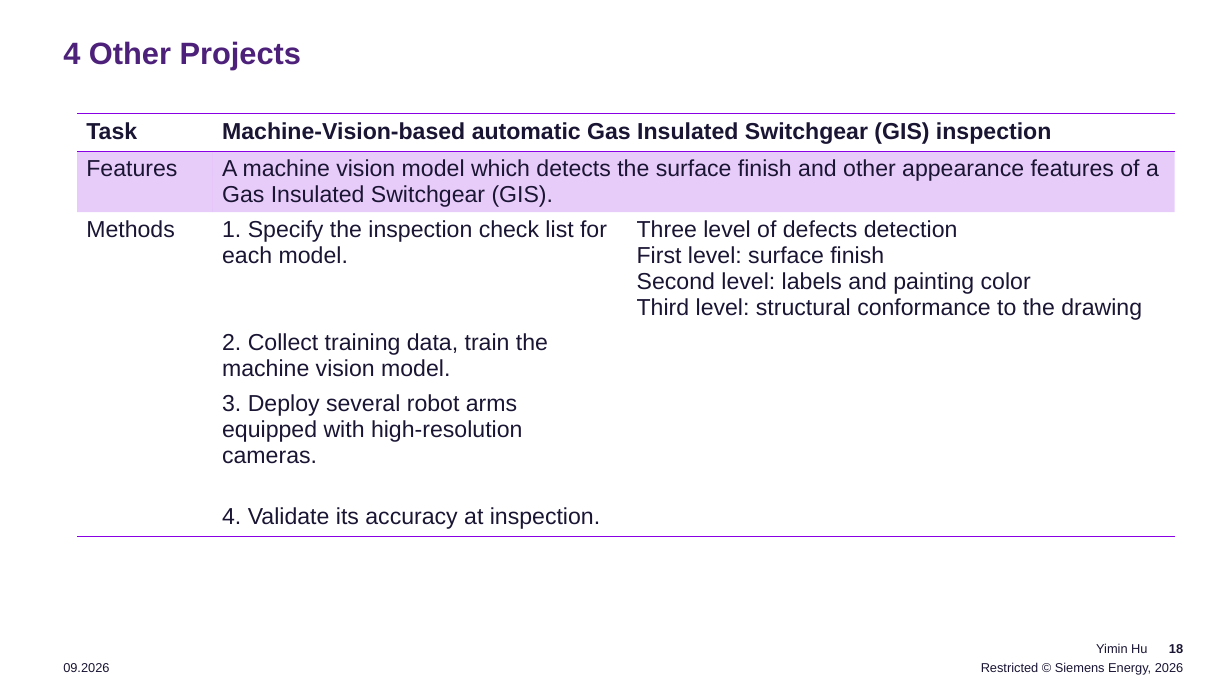
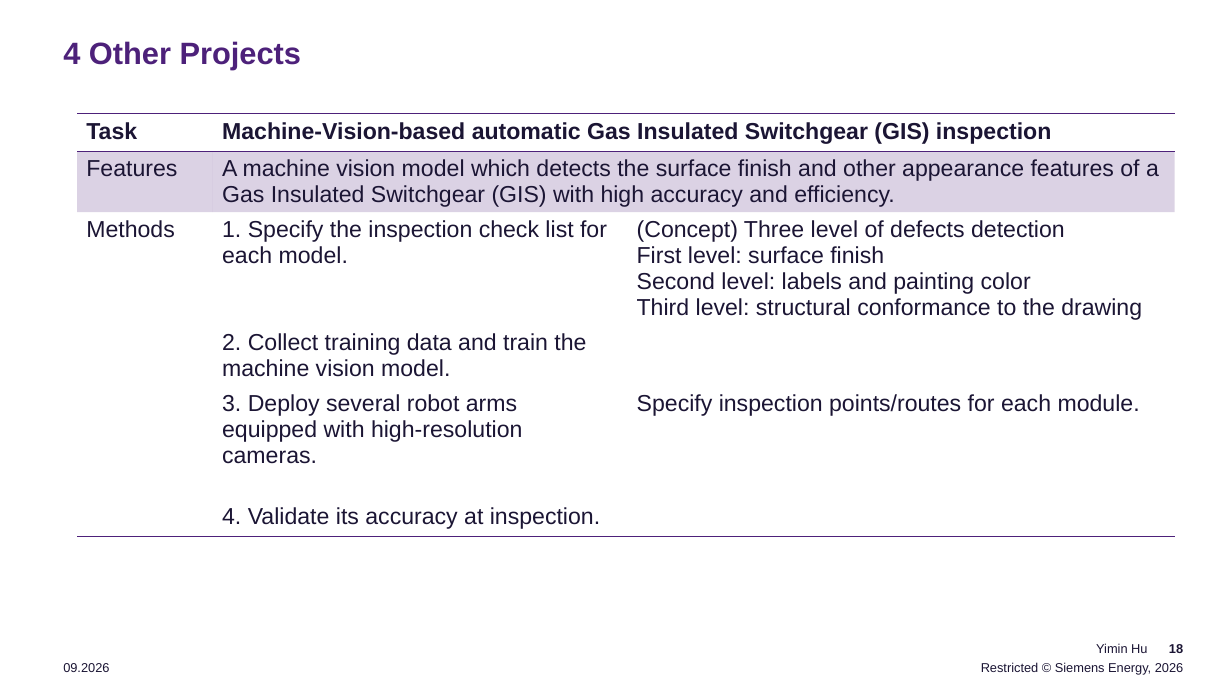
Before and after one commit to YiminHu26/fcr_ai_glasses, a slide deck: slide 18 of resources/presentation/AI Driven Quality Control.pptx. Drawn at 1232x693 pixels with LibreOffice and Linux fonts; fonts in the diff are those of the drawing. Boxes give left, top, right and bottom in pixels: in the first picture for what was removed or moved away, otherwise in the second. Text is boxed around its words. In the diff, an @@ line names an element or a change of style, - is before the commit and + after.

```diff
--- a/resources/presentation/AI Driven Quality Control.pptx
+++ b/resources/presentation/AI Driven Quality Control.pptx
@@ table at <box>77,114,1175,558</box> @@
-row 2, column 2: A machine vision model which detects the surface finish and other appearance features of a Gas Insulated Switchgear (GIS).
+row 2, column 2: A machine vision model which detects the surface finish and other appearance features of a Gas Insulated Switchgear (GIS) with high accuracy and efficiency.
-row 3, column 3: Three level of defects detection / First level: surface finish / Second level: labels and painting color / Third level: structural conformance to the drawing
+row 3, column 3: (Concept) Three level of defects detection / First level: surface finish / Second level: labels and painting color / Third level: structural conformance to the drawing
-row 4, column 2: 2. Collect training data, train the machine vision model.
+row 4, column 2: 2. Collect training data and train the machine vision model.
-row 5, column 3: 
+row 5, column 3: Specify inspection points/routes for each module.
@@ fill #8A00E5 at 20% opacity to #4D217A at 20% opacity in 2 cells @@
@@ borders changed @@
```
Also in this commit, not shown: 6 other slides changed, 1 slide added, 1 slide removed, 1 other file.
